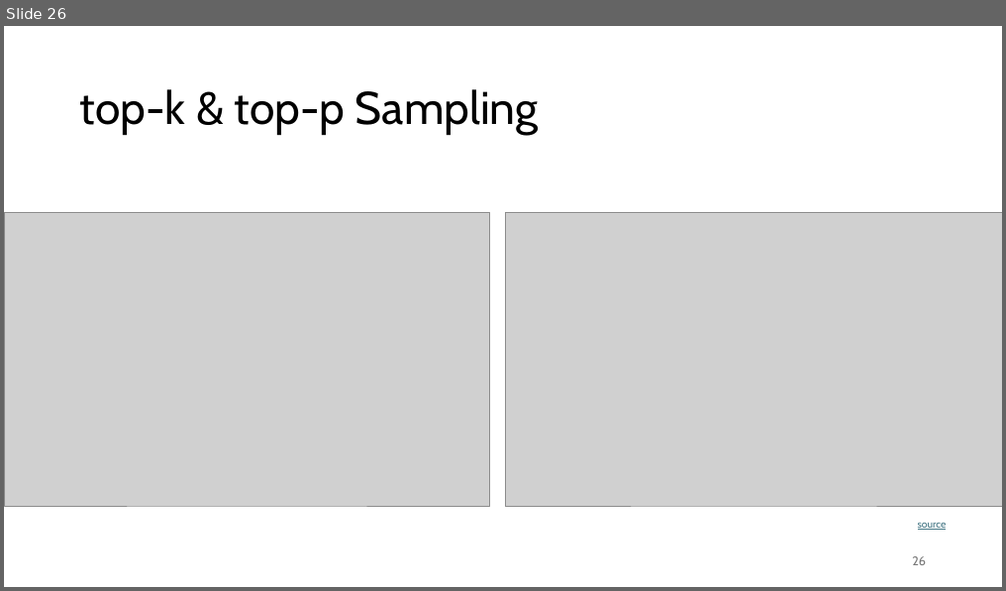
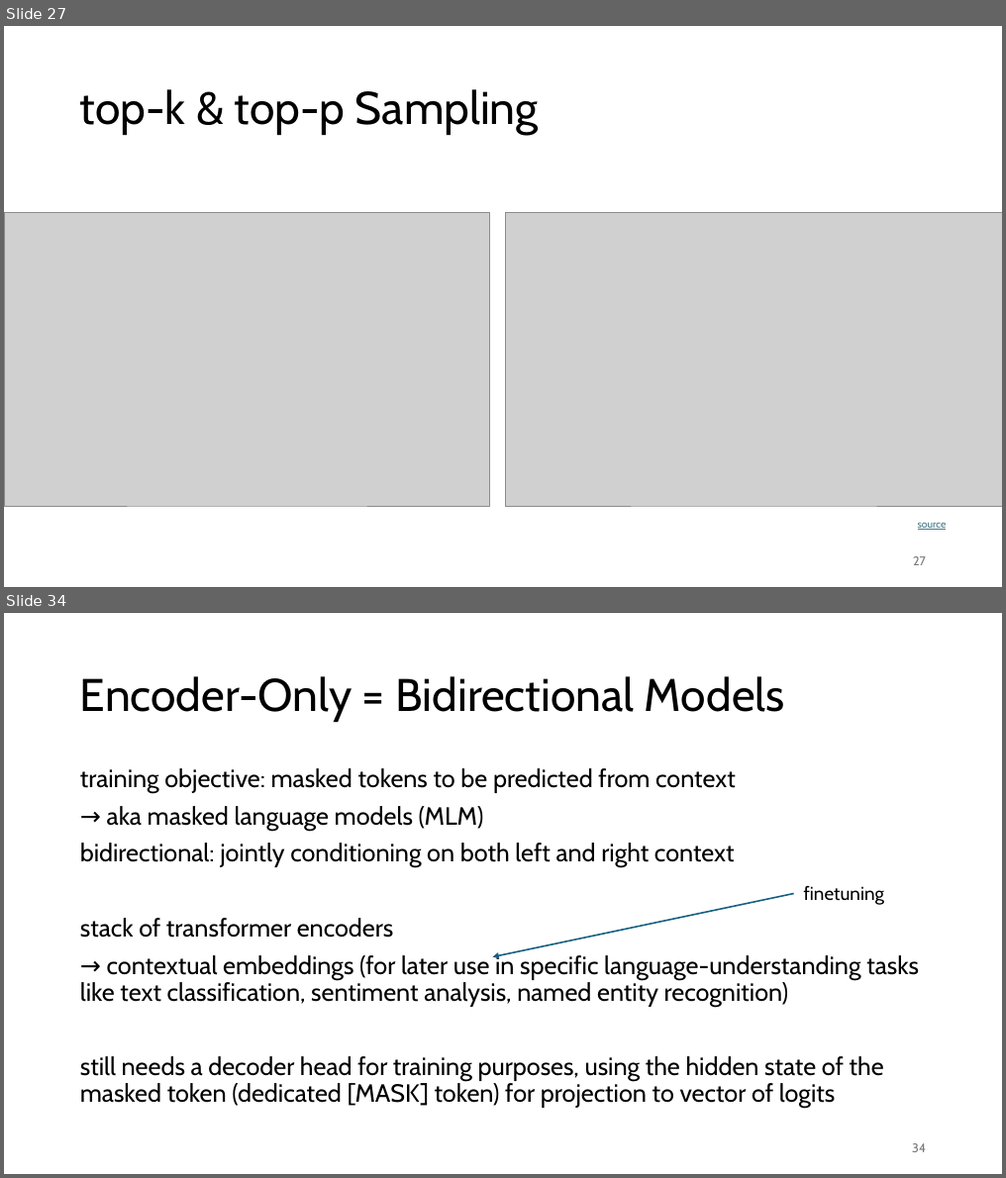
Before and after one commit to FelixWick/language_models, a slide deck: slides/2_transformer.pptx. Shown one above the other, each under a label of ours: slide 26 before the commit, slides 27 and 34 after it; the slides between them are not shown. The pictures are 1006x591 and 1006x1178 pixels, drawn with LibreOffice and Linux fonts; fonts in the diff are those of the drawing; grey boxes stand for pictures. Boxes give left, top, right and bottom in pixels: in the first picture for what was removed or moved away, otherwise in the second. Text is boxed around its words. In the diff, an @@ line names an element or a change of style, - is before the commit and + after.

Commit message:
more details on transformer

```diff
--- a/slides/2_transformer.pptx
+++ b/slides/2_transformer.pptx
@@ slide 34 added at box(4, 613, 1002, 1174), background #FFFFFF @@
@@ title added at box(80, 676, 785, 722), 44 pt, text #000000 @@
+Encoder-Only = Bidirectional Models
@@ text added at box(80, 768, 919, 1109), 24 pt, text #000000 @@
+training objective: masked tokens to be predicted from context
+→ aka masked language models (MLM)
+bidirectional: jointly conditioning on both left and right context
+stack of transformer encoders
+→ contextual embeddings (for later use in specific language-understanding tasks like text classification, sentiment analysis, named entity recognition)
+still needs a decoder head for training purposes, using the hidden state of the masked token (dedicated [MASK] token) for projection to vector of logits
@@ arrow added from (794, 894) to (493, 958), #156082 1.5 pt @@
@@ text added at box(804, 886, 884, 905), 18 pt, text #000000 @@
+finetuning
@@ page number added at box(912, 1144, 926, 1153), 12 pt, text #797979 @@
+34
@@ what was slide 26 is now slide 27 @@
@@ page number at box(913, 557, 926, 566): text changed @@
-26
+27
```
Also in this commit, not shown: 11 slides changed, 11 other slides added, 2 slides removed, 4 other files.
